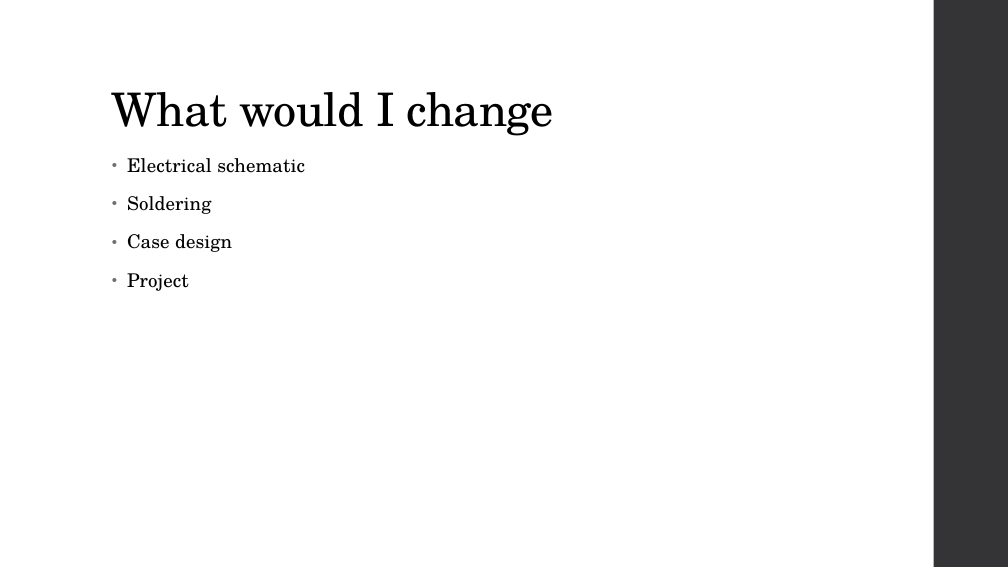
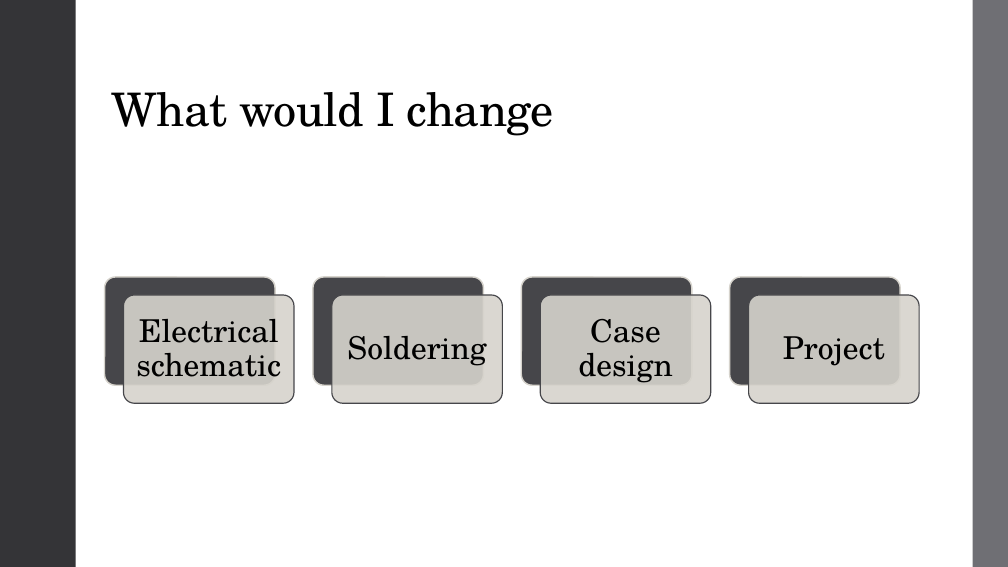
Before and after one commit to AlexanderPetry/Soldeerstation, a slide deck: slide 7 of PRESENTATION/Project ontwerp.pptx. Drawn at 1008x567 pixels with LibreOffice and Linux fonts; fonts in the diff are those of the drawing. Boxes give left, top, right and bottom in pixels: in the first picture for what was removed or moved away, otherwise in the second. Text is boxed around its words. In the diff, an @@ line names an element or a change of style, - is before the commit and + after.

```diff
--- a/PRESENTATION/Project ontwerp.pptx
+++ b/PRESENTATION/Project ontwerp.pptx
@@ rectangle added at (0,0,1008,567), fill #FFFFFF @@
@@ rectangle added at (0,0,76,567), fill #353537 @@
@@ rectangle added at (972,0,1008,567), fill #6F6F74 @@
@@ text removed at (127,158,305,291) @@
-• Electrical schematic
-• Soldering
-• Case design
-• Project
@@ group added at (104,277,920,403): 8 rounded rectangles, 4 texts @@
+Electrical schematic
+Soldering
+Case design
+Project
```
Also in this commit, not shown: 5 other slides changed, 1 other file.
